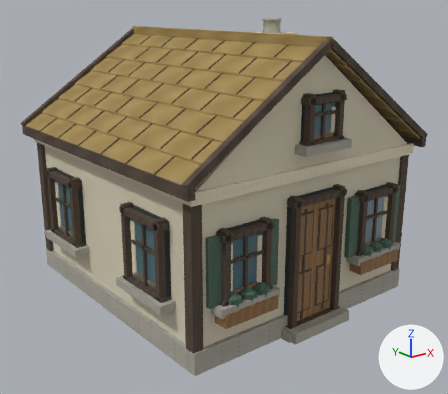
The glTF model assets/source/models/village/cottage-crafted.glb, before and after one commit.
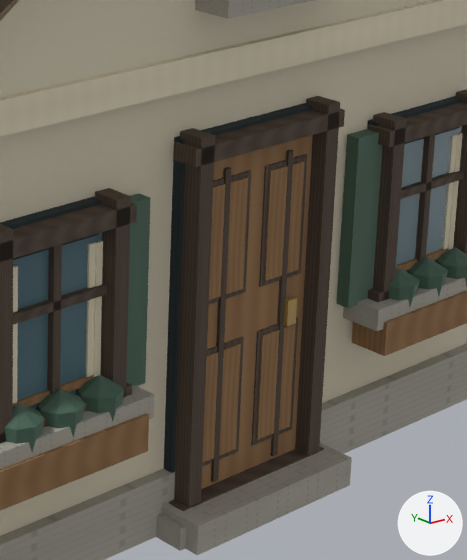
Old and new are each drawn whole from a camera (50 mm lens) standing at (-6.16, -7.89, 4.58) and looking at (-0.03, -0.23, 1.51) and again close up on the part from 51% to 87% of the width and 38% to 88% of the height. Every picture has the same lights, and +X, +Y and +Z are marked at lower right. The first two pictures are the older version. Vertices at exactly the same position are counted once.

In view in the first close-up: 'cottage authored architecture'.
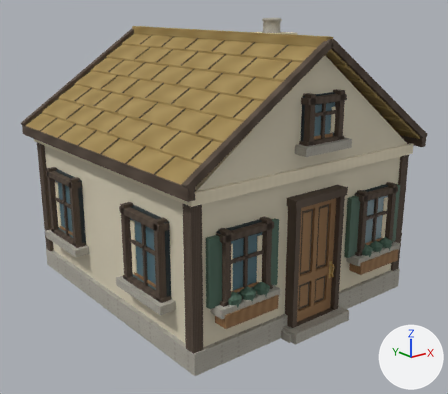
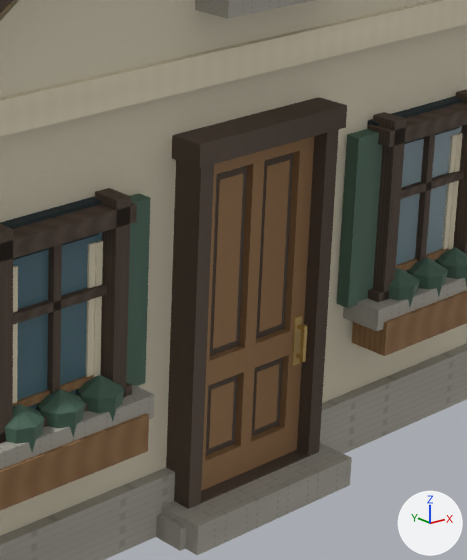
Changed parts and their boxes [x1, y1, x2, y2] in the close-ups (467 x 560 px):
part 1 of me_cottage_planar_architecture, added: after [172, 97, 347, 168]
part 2 of me_cottage_planar_architecture, added (brown): after [208, 329, 290, 386]
part 3 of me_cottage_planar_architecture, added (brown): after [235, 368, 255, 446]
part 4 of me_cottage_planar_architecture, added (brown): after [209, 381, 234, 449]
part 5 of me_cottage_planar_architecture, added (brown): after [254, 364, 279, 430]
part 6 of me_cottage_planar_architecture, added (brown): after [239, 161, 265, 348]
part 7 of me_cottage_planar_architecture, added (brown): after [213, 173, 243, 349]
part 8 of me_cottage_planar_architecture, added (brown): after [259, 160, 290, 332]
part 9 of me_cottage_planar_architecture, added: after [292, 315, 302, 366]
part 10 of me_cottage_planar_architecture, added: after [299, 324, 307, 363]
part 11 of me_cottage_planar_architecture, rebuilt (9% narrower, 40% taller): before [209, 170, 251, 305]; after [209, 166, 247, 356]
part 12 of me_cottage_planar_architecture, rebuilt: before [259, 154, 307, 287]; after [256, 152, 294, 339]
part 13 of me_cottage_planar_architecture, rebuilt (23% narrower): before [164, 103, 312, 473]; after [201, 136, 314, 491]
part 14 of me_cottage_planar_architecture, deleted (brown): before [209, 177, 248, 300]
part 15 of me_cottage_planar_architecture, deleted (brown): before [264, 161, 304, 281]
part 16 of me_cottage_planar_architecture, deleted: before [284, 296, 297, 326]
part 17 of me_cottage_planar_architecture, reshaped: before [169, 96, 345, 511]; after [166, 129, 339, 509]

The edits, one by one:
me_cottage_planar_architecture is used by ob_cottage_authored_architecture; location (0.0, 0.0, 0.0).
me_cottage_planar_architecture had 2574 vertices, 3994 faces and spanned x -2.31..2.31, y -2.5..2.5, z 0.0..4.33.
me_cottage_planar_architecture now has 2622 vertices, 4078 faces and spans x -2.31..2.31, y -2.5..2.5, z 0.0..4.33.
me_cottage_planar_architecture part 1: a new loose piece, a box spanning x -0.51..0.51, y -2.37..-2.12, z 1.95..2.07, in mat_authored_village_mineral_and_joinery_atlas.
me_cottage_planar_architecture part 2: a new loose piece, a box spanning x -0.293..0.293, y -2.268..-2.214, z 0.744..0.876, in mat_authored_village_mineral_and_joinery_atlas.
me_cottage_planar_architecture part 3: a new loose piece, a box spanning x -0.039..0.039, y -2.268..-2.214, z 0.328..0.744, in mat_authored_village_mineral_and_joinery_atlas.
me_cottage_planar_architecture part 4: a new loose piece, a box spanning x -0.2478..-0.0841, y -2.2468..-2.241, z 0.3732..0.6988, in mat_authored_village_mineral_and_joinery_atlas.
me_cottage_planar_architecture part 5: a new loose piece, a box spanning x 0.0841..0.2478, y -2.2468..-2.241, z 0.3732..0.6988, in mat_authored_village_mineral_and_joinery_atlas.
me_cottage_planar_architecture part 6: a new loose piece, a box spanning x -0.039..0.039, y -2.268..-2.214, z 0.876..1.85, in mat_authored_village_mineral_and_joinery_atlas.
me_cottage_planar_architecture part 7: a new loose piece, a box spanning x -0.2478..-0.0841, y -2.2468..-2.241, z 0.9214..1.8055, in mat_authored_village_mineral_and_joinery_atlas.
me_cottage_planar_architecture part 8: a new loose piece, a box spanning x 0.0841..0.2478, y -2.2468..-2.241, z 0.9214..1.8055, in mat_authored_village_mineral_and_joinery_atlas.
me_cottage_planar_architecture part 9: a new loose piece, a box spanning x 0.319..0.37, y -2.276..-2.264, z 0.675..0.945, in mat_authored_village_mineral_and_joinery_atlas.
me_cottage_planar_architecture part 10: a new loose piece, a box spanning x 0.334..0.356, y -2.328..-2.306, z 0.71..0.91, in mat_authored_village_mineral_and_joinery_atlas.
me_cottage_planar_architecture part 11: the loose piece of 8 vertices spanning x -0.35..-0.05, y -2.27..-2.26, z 1.18..1.82 is rebuilt with 8 vertices and now spans x -0.29..-0.04, y -2.24..-2.23, z 0.88..1.85.
me_cottage_planar_architecture part 12: the loose piece of 8 vertices spanning x 0.05..0.35, y -2.27..-2.26, z 1.18..1.82 is rebuilt with 8 vertices and now spans x 0.04..0.29, y -2.24..-2.23, z 0.88..1.85.
me_cottage_planar_architecture part 13: the loose piece of 8 vertices spanning x -0.5..0.5, y -2.24..-2.16, z 0.06..2.06 is rebuilt with 24 vertices and now spans x -0.4..0.4, y -2.27..-2.21, z 0.17..1.95.
me_cottage_planar_architecture part 14: the loose piece of 8 vertices spanning x -0.32..-0.08, y -2.28..-2.26, z 1.21..1.79 is deleted.
me_cottage_planar_architecture part 15: the loose piece of 8 vertices spanning x 0.08..0.32, y -2.28..-2.26, z 1.21..1.79 is deleted.
me_cottage_planar_architecture part 16: the loose piece of 8 vertices spanning x 0.23..0.3, y -2.3..-2.28, z 0.93..1.07 is deleted.
me_cottage_planar_architecture part 17: 4 vertices moved from x -0.4..0.48, y -2.2, z 0.04..2.09 to x -0.4..0.48, y -2.12, z 0.04..2.04; 80 vertices removed from x -0.52..0.52, y -2.35..-2.2, z 0.04..2.09; 24 vertices added at x -0.48..0.48, y -2.35..-2.12, z 0.04..2.04.
Other edits to the shape of me_cottage_planar_architecture do not show in these pictures.
